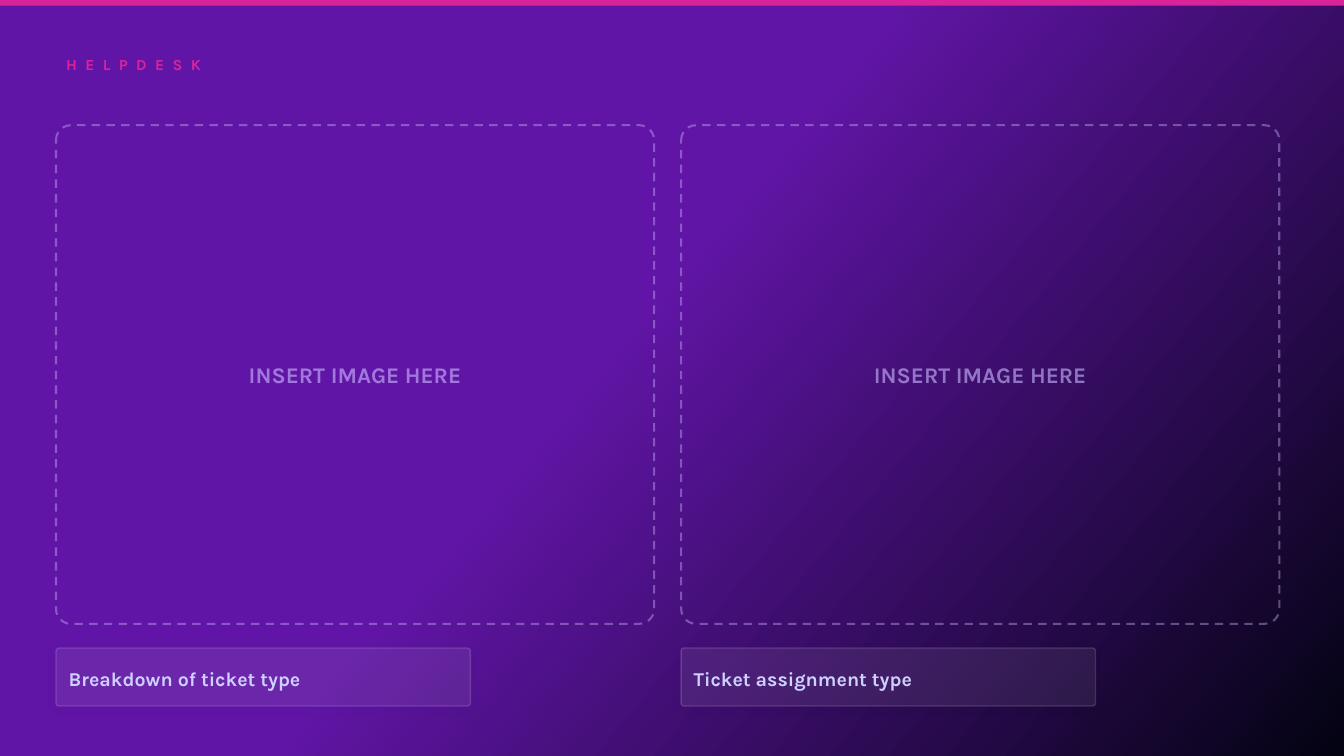
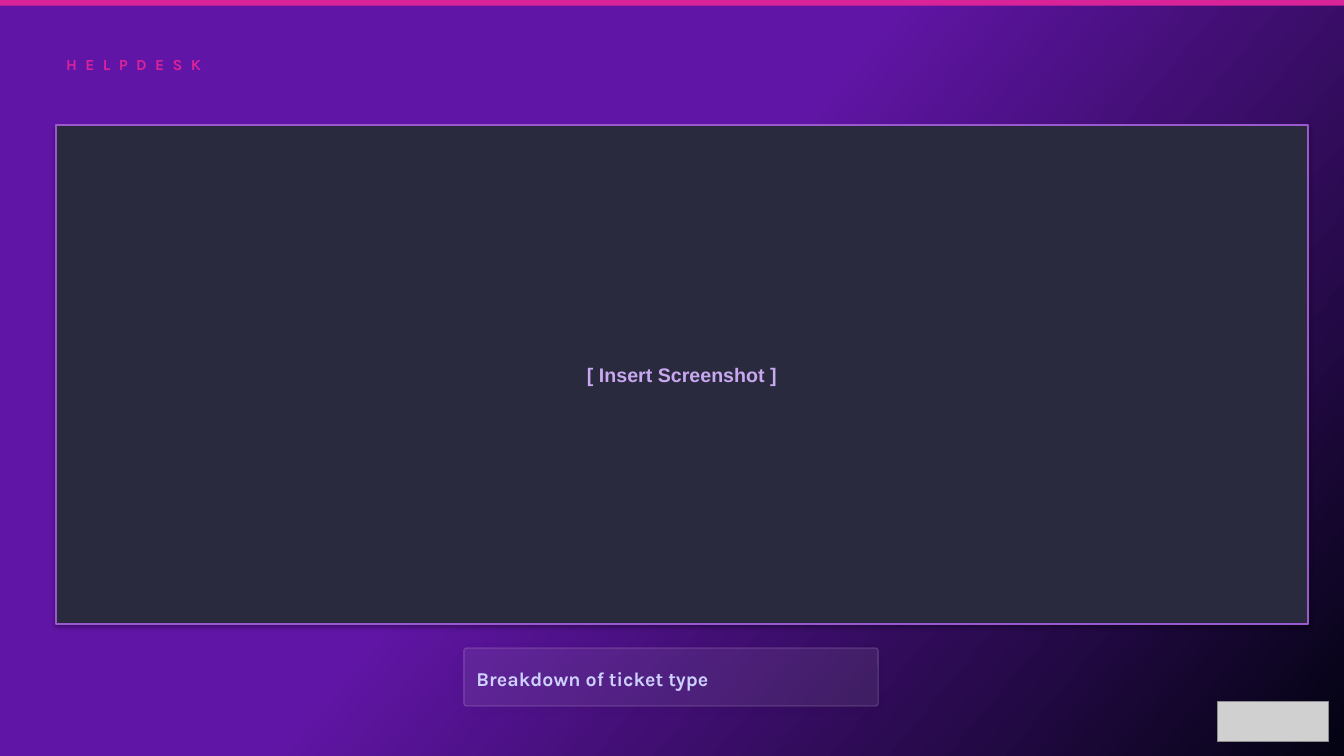
Before and after one commit to oresanniowo-beep/EBR-Gen-v2, a slide deck: slide 32 of EBR_Template.pptx (slide 31 before the commit). Drawn at 1344x756 pixels with LibreOffice and Linux fonts; fonts in the diff are those of the drawing; grey boxes stand for pictures. Boxes give left, top, right and bottom in pixels: in the first picture for what was removed or moved away, otherwise in the second. Text is boxed around its words. In the diff, an @@ line names an element or a change of style, - is before the commit and + after.

```diff
--- a/EBR_Template.pptx
+++ b/EBR_Template.pptx
@@ rounded rectangle removed at (56,125,654,624) @@
-INSERT IMAGE HERE
@@ rectangle added at (56,125,1309,624), fill #2A2A3E, outline #9B59D0 1.5 pt, 14 pt, text #C8A8F0, bold @@
+[ Insert Screenshot ]
@@ rounded rectangle removed at (682,125,1279,624) @@
-INSERT IMAGE HERE
@@ rounded rectangle: place and size @@
-rounded rectangle at (56,648,471,707)
+rounded rectangle at (464,648,878,707)
@@ rounded rectangle removed at (682,648,1096,707) @@
@@ text "Breakdown of ticket type": place and size @@
-text "Breakdown of ticket type" at (69,672,300,691)
+text "Breakdown of ticket type" at (476,672,708,691)
@@ text removed at (694,672,912,691) @@
-Ticket assignment type
@@ picture added at (1218,702,1329,741) @@
```
Also in this commit, not shown: 28 other slides changed, 10 slides added, 10 slides removed.
